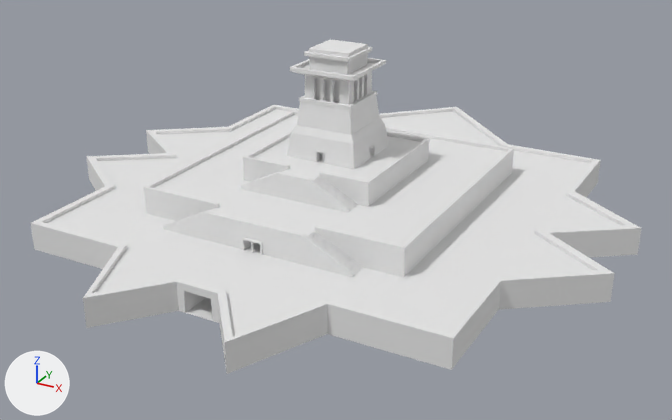
Two versions of the Blender file vongott/Blender/Levels/awesome_island/awesome_island_statue.blend, one commit apart.
One viewpoint serves both versions: a 50 mm camera at (123.0, -215.2, 113.6) aimed at (2.6, 3.7, 4.1). Lighting does not change. The marker at lower left points along +X, +Y and +Z.

Names of what the first picture shows: 'statue'.
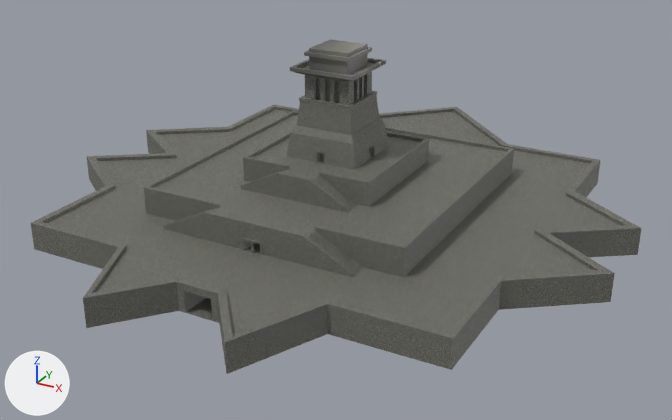
The change, as a list of edits to the scene's bpy script:
```text
Add img_concrete_grey_rough:
    img_concrete_grey_rough = load_image('concrete_grey_rough', '../../../Assets/Textures/PlaceholderTex/CoreTexConcrete.utx/concrete.clengraycemnt_b(texture)_0.png', 128, 128, 'sRGB')
Add mat_concrete_grey_rough:
    mat_concrete_grey_rough = principled_material('concrete_grey_rough')
    mat_concrete_grey_rough.texture = img_concrete_grey_rough
Change me_cube_000:
    where me_cube_000.from_pydata(...)  # 3650 vertices, 2283 faces, 8 loose edges; spans x -0.657..0.657, y -0.595..0.796, z -0.394..0.0
    remove me_cube_000.materials.append(mat_bricks)  # white #e7e7e7
    add me_cube_000.materials.append(mat_concrete_grey_rough)  # picture img_concrete_grey_rough
```

Boxes [x1, y1, x2, y2] around the edits, measured in the pictures (672 x 420 px):
'statue', recoloured (white to grey)
    both: [31, 39, 641, 374]
